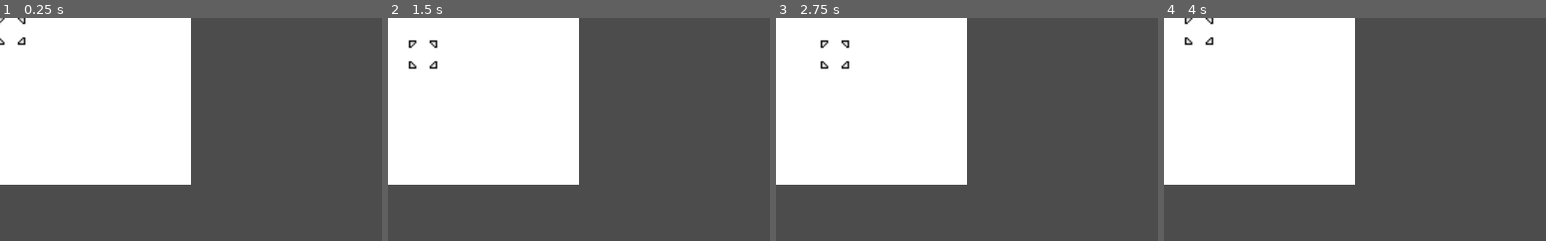
Above: before the commit, frames 1-4 (left to right).
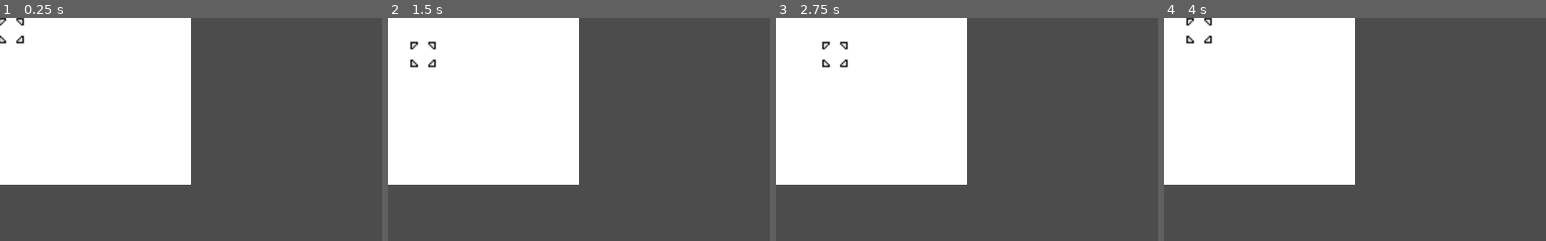
Above: after the commit, the same moments.

Repository: DaveRendell/gridcursor
Game: Godot game, scene res://Grid.tscn
Two runs of this game, one before a commit and one after it. Both use one fixed random seed, a clock stepped at 60 frames per second and the inputs below. The project has no main scene, so this scene is started directly.
Inputs (mouse positions are % of the whole screen's width and height, from its top left):
- Up to frame 1 (0.25 s): no input
- Up to frame 2 (1.5 s): tap Enter (ui_accept) at 0.5, 1.35 s; move the mouse to (72, 45) at 0.52 s; hold Right (ui_right) 0.53-1.28 s; hold Enter (ui_accept) 0.53-1.28 s; click (72, 45) at 0.67 s; move the mouse to (30, 55) at 1.27 s; hold Down (ui_down) from 1.28 s (still down); click (30, 55) at 1.42 s
- Up to frame 3 (2.75 s): tap Enter (ui_accept) at 1.52, 1.82 s; move the mouse to (60, 28) at 2.02 s; release Down (ui_down) at 2.03 s; hold Right (ui_right) from 2.03 s (still down); hold Enter (ui_accept) from 2.03 s (still down); click (60, 28) at 2.17 s
- Up to frame 4 (4 s): move the mouse to (45, 70) at 2.77 s; release Right (ui_right) at 2.78 s; release Enter (ui_accept) at 2.78 s; hold Up (ui_up) 2.78-3.53 s; tap Enter (ui_accept) at 2.85, 3.02, 3.32 s; click (45, 70) at 2.92 s; move the mouse to (80, 65) at 3.52 s; hold Left (ui_left) from 3.53 s (still down); hold Enter (ui_accept) from 3.53 s (still down); click (80, 65) at 3.67 s
The pictures show only the part of the screen within x 0-50%, y 0-50%; the shares and areas given below are measured in that part.

The runs differ from the first frame. In frame 1, 0.2% of the frame differs, in the area x 0-7%, y 0-13%; in frame 2, 0.3%, in the area x 5-13%, y 9-24%; in frame 3, 0.3%; in frame 4, 0.3%.

Commit message:
Add clicking of squares on the grid

Diff:
--- a/Cursor.gd
+++ b/Cursor.gd
@@ -21,22 +21,20 @@
 func _process(delta):
 	position.x = x * grid_size
 	position.y = y * grid_size
-	read_input()
 	if using_mouse:
 		set_position_to_mouse_cursor()
 
-
-func read_input():
-	if Input.is_action_just_pressed("ui_up") and y > 0:
+func _input(event):
+	if event.is_action_pressed("ui_up") and y > 0:
 		y -= 1
 		using_mouse = false
-	if Input.is_action_just_pressed("ui_down") and y < grid_height - 1:
+	if event.is_action_pressed("ui_down") and y < grid_height - 1:
 		y += 1
 		using_mouse = false
-	if Input.is_action_just_pressed("ui_left") and x > 0:
+	if event.is_action_pressed("ui_left") and x > 0:
 		x -= 1
 		using_mouse = false
-	if Input.is_action_just_pressed("ui_right") and x < grid_width - 1:
+	if event.is_action_pressed("ui_right") and x < grid_width - 1:
 		x += 1
 		using_mouse = false
 
@@ -48,10 +46,8 @@
 
 
 func _on_Background_mouse_entered():
-	print("mouse entered")
 	using_mouse = true
 
 
 func _on_Background_mouse_exited():
-	print("mouse exited")
 	using_mouse = false
--- a/Grid.gd
+++ b/Grid.gd
@@ -20,6 +20,15 @@
 # Called every frame. 'delta' is the elapsed time since the previous frame.
 #func _process(delta):
 #	pass
+
+func _input(event):
+	if (event.is_action_pressed("ui_accept"))\
+	|| (event is InputEventMouseButton and event.is_pressed()):
+		click_position($Cursor.x, $Cursor.y)
+
+
+func click_position(x, y):
+	print("Clicked grid position %d %d" % [x, y])
 
 
 func draw_grid():
--- a/Grid.tscn
+++ b/Grid.tscn
@@ -27,6 +27,7 @@
 position = Vector2( 14, 14 )
 scale = Vector2( 2, 2 )
 frames = SubResource( 2 )
+frame = 1
 playing = true
 
 [connection signal="mouse_entered" from="Background" to="Cursor" method="_on_Background_mouse_entered"]
